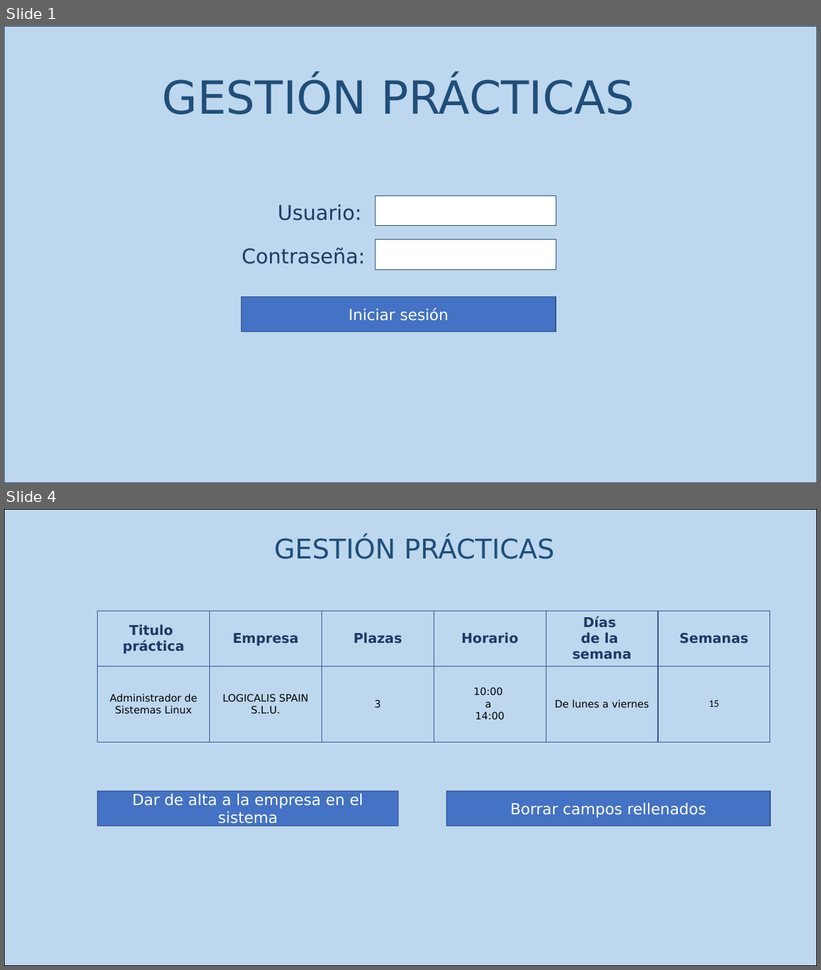
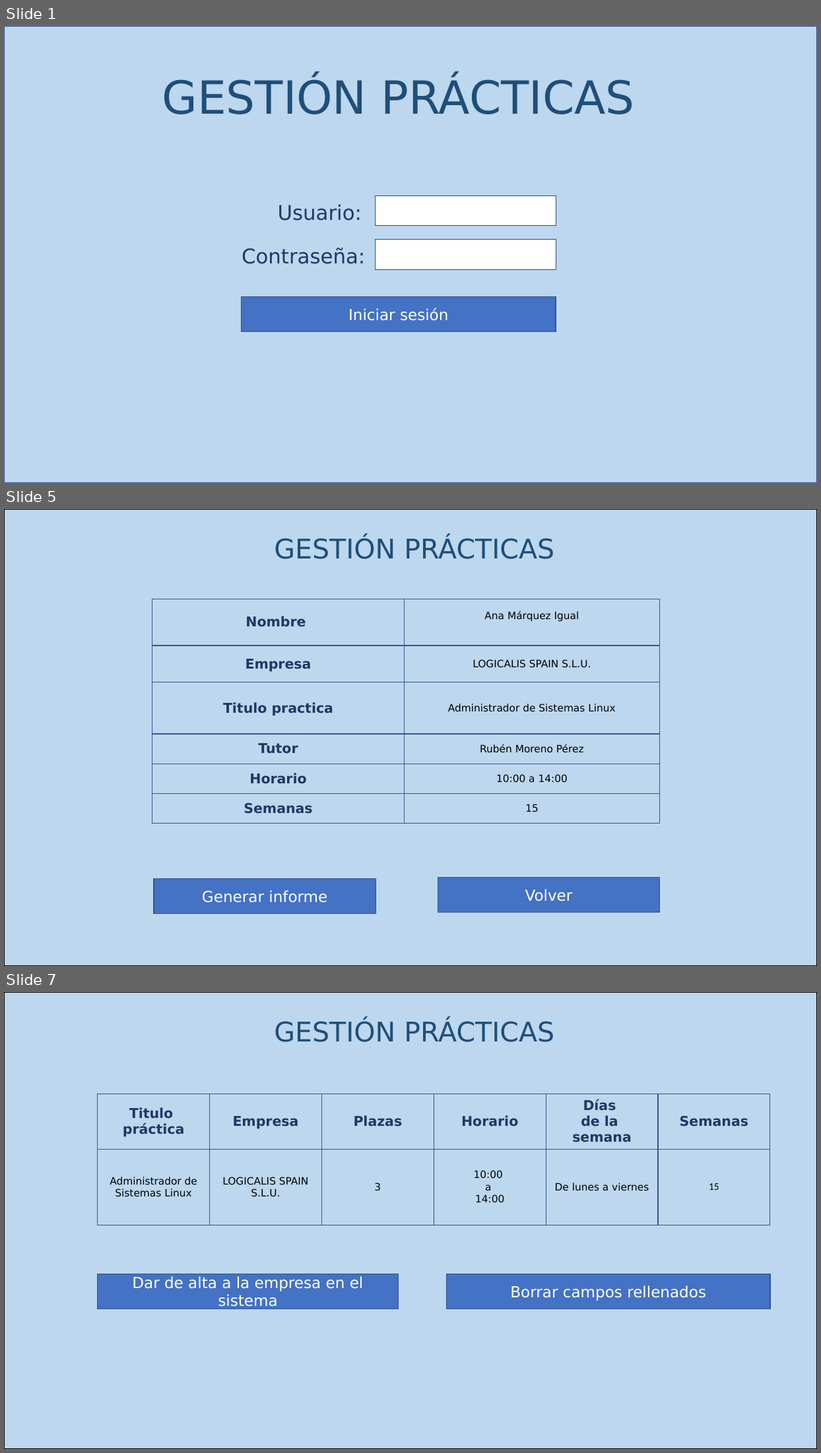
Before and after one commit to gonzalopezgil/G15-Web-2022-23, a slide deck: moockup.pptx. Shown one above the other, each under a label of ours: slides 1 and 4 before the commit, slides 1, 5 and 7 after it; the slides between them are not shown. The pictures are 821x970 and 821x1453 pixels, drawn with LibreOffice and Linux fonts; fonts in the diff are those of the drawing. Boxes give left, top, right and bottom in pixels: in the first picture for what was removed or moved away, otherwise in the second. Text is boxed around its words. In the diff, an @@ line names an element or a change of style, - is before the commit and + after.

```diff
--- a/moockup.pptx
+++ b/moockup.pptx
@@ slide 5 added at <box>4,509,817,966</box>, background #FFFFFF @@
@@ rectangle added at <box>4,509,817,966</box>, fill #BDD7EE, outline #000000 1 pt @@
@@ text added at <box>274,536,554,559</box>, 32 pt, text #1F4E79 @@
+GESTIÓN PRÁCTICAS
@@ table added at <box>152,599,660,824</box>, 6 rows, 2 columns @@
+Nombre | Ana Márquez Igual
+Empresa | LOGICALIS SPAIN S.L.U.
+Titulo practica | Administrador de Sistemas Linux
+Tutor | Rubén Moreno Pérez
+Horario | 10:00 a 14:00
+Semanas | 15
@@ rectangle added at <box>154,879,376,914</box>, fill #4472C4, outline #325491 1 pt, 18 pt, text #FFFFFF @@
+Generar informe
@@ rectangle added at <box>438,878,660,913</box>, fill #4472C4, outline #325491 1 pt, 18 pt, text #FFFFFF @@
+Volver
@@ what was slide 4 is now slide 7 @@
```
Also in this commit, not shown: 2 slides changed, 4 other slides added.
